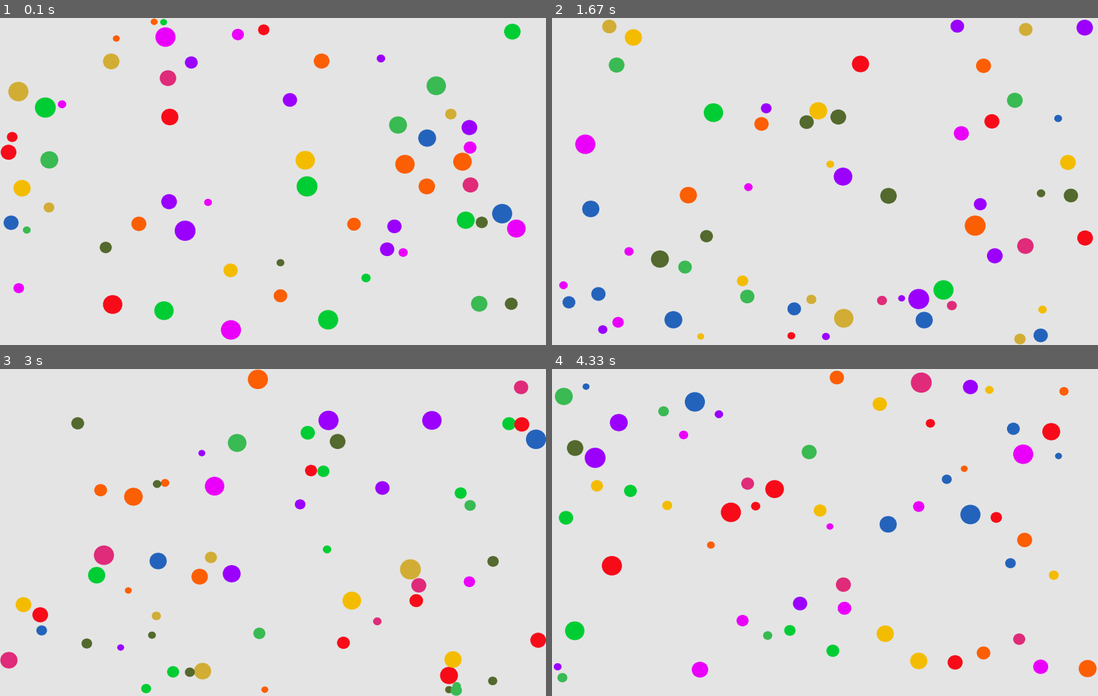
Above: before the commit, frames 1-4 (two rows, left to right).
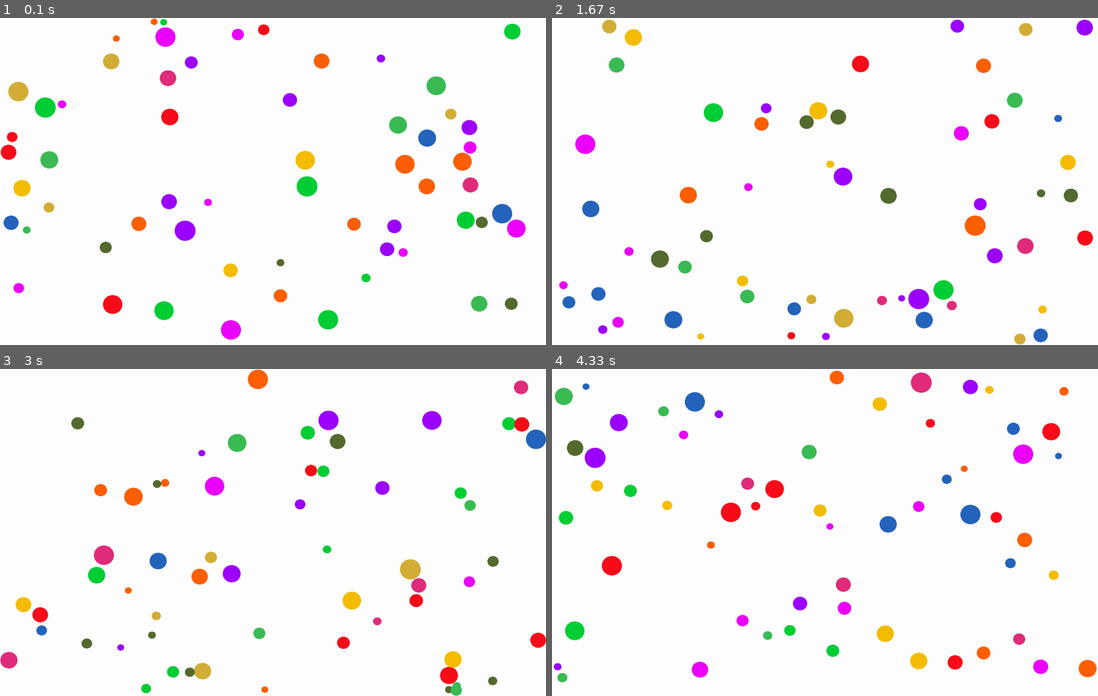
Above: after the commit, the same moments.

Repository: LePhilippeDucTai/physics_ball
Game: pygame game, started from src/physics_ball/__main__.py
The game is run twice, just before and just after one commit, with the same random seed, the same clock (stepped at 60 frames per second) and the same inputs.
Inputs:
- Up to frame 1 (0.1 s): no input
- Up to frame 2 (1.67 s): tap Space at 0.33, 0.73, 1.03, 1.23, 1.57 s
- Up to frame 3 (3 s): tap Space at 1.87, 2.07, 2.37, 2.63, 2.97 s
- Up to frame 4 (4.33 s): tap Space at 3.27, 3.4, 3.8, 4.1 s

The runs differ from the first frame. In frame 1, 93% of the frame differs, in the area x 0-100%, y 0-100%; in frame 2, 93%; in frame 3, 94%; in frame 4, 94%.

Commit message:
Correction.

Diff:
--- a/src/physics_ball/game/constants.py
+++ b/src/physics_ball/game/constants.py
@@ -8,7 +8,7 @@
 MIN_BOUNCINESS = 1
 MAX_BOUNCINESS = 1
 SCALE_VELOCITY = 30
-BACKGROUND_COLOR = (230, 230, 230)
+BACKGROUND_COLOR = (255, 255, 255)
 N_FRAMES = 100
 DT = 0.1
 COLORS = {
Binary file changed: assets/screen_capture.png
